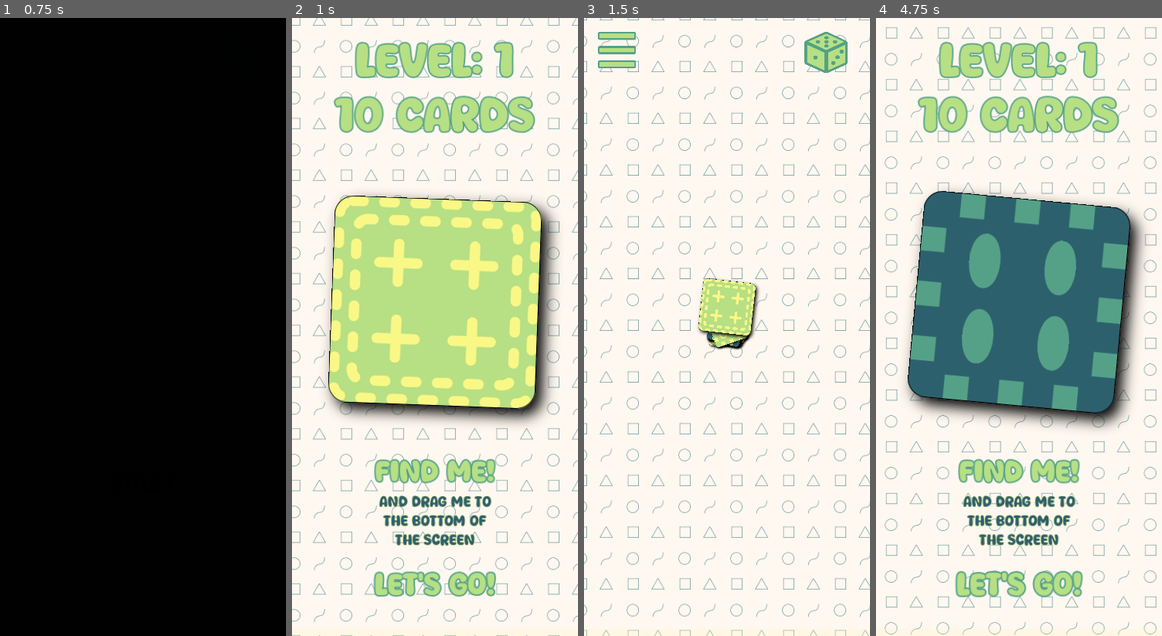
Above: before the commit, frames 1-4 (left to right).
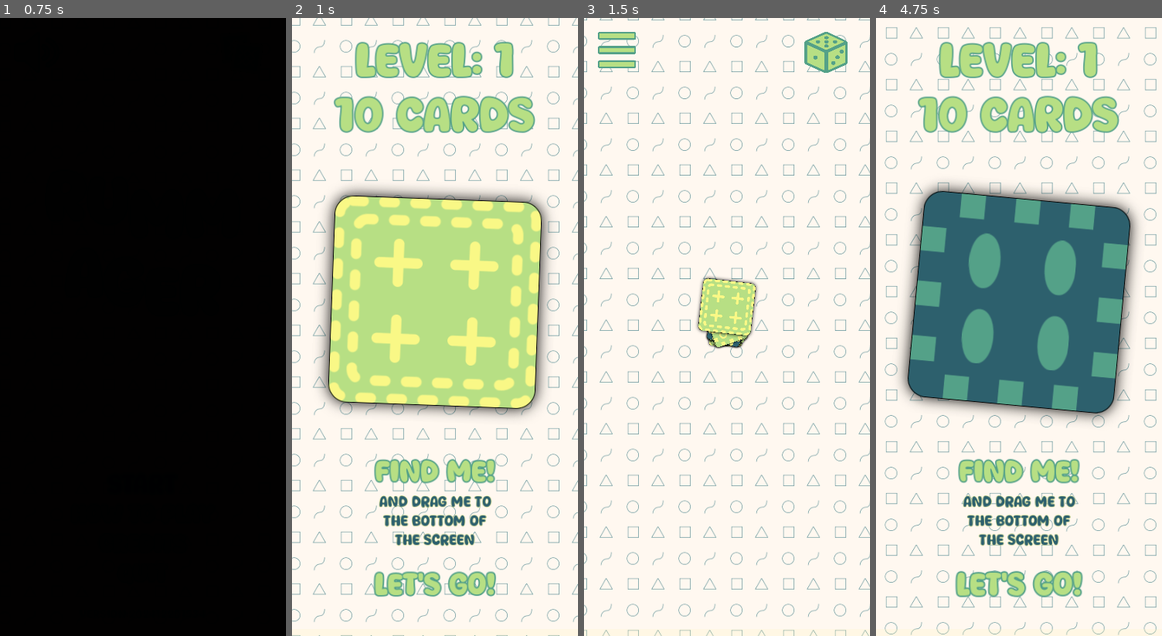
Above: after the commit, the same moments.

Repository: magopian/rummager
Game: Godot game, scene res://start_menu.tscn
The game is run twice, just before and just after one commit, with the same random seed, the same clock (stepped at 60 frames per second) and the same inputs. Sound files missing from this copy of the repository are replaced by a short silence.
Inputs (mouse positions are in pixels of both pictures, inside the frame that each line leads up to):
- Up to frame 1 (0.75 s): click "START" at 0.5 s
- Up to frame 2 (1 s): no input
- Up to frame 3 (1.5 s): click "Let's go!" at 1.25 s
- Up to frame 4 (4.75 s): click (1119, 55) at 2 s; click (1124, 61) at 2.75 s; click (1124, 61) at 3.5 s; move the mouse to (1019, 327) at 4.27 s; click (1019, 327) at 4.42 s

Frame 1 is identical in both runs. In frame 2, 5.5% of the frame differs, in the area x 9-93%, y 27-66%; in frame 3, 0.4%; in frame 4, 5.5%, in the area x 8-94%, y 26-67%.

Commit message:
Use a subviewport for the card sprites to improve drawing performance

Diff:
--- a/card.gd
+++ b/card.gd
@@ -71,7 +71,7 @@
 	Global.card_left_screen.emit(self)
 
 
-func _physics_process(_delta) -> void:
+func _process(_delta: float) -> void:
 	if held:
 		global_transform.origin = get_global_mouse_position()
 
@@ -153,7 +153,8 @@
 func scale_to(new_scale: Vector2, duration: float, updated_collision_layer: int = 1) -> Tween:
 	var scale_tween: Tween = get_tree().create_tween().set_ease(Tween.EASE_OUT).set_trans(Tween.TRANS_CUBIC).set_parallel(true)
 	for child in get_children():
-		scale_tween.tween_property(child, "scale", new_scale, duration)
+		if "scale" in child:
+			scale_tween.tween_property(child, "scale", new_scale, duration)
 	await scale_tween.finished
 	collision_layer = updated_collision_layer
 	return scale_tween
--- a/card.tscn
+++ b/card.tscn
@@ -10,6 +10,9 @@
 
 [sub_resource type="RectangleShape2D" id="RectangleShape2D_tlpa3"]
 size = Vector2(300, 300)
+
+[sub_resource type="ViewportTexture" id="ViewportTexture_rv30c"]
+viewport_path = NodePath("SubViewport")
 
 [sub_resource type="Curve" id="Curve_hkm28"]
 _data = [Vector2(0, 0), 0.0, 0.0, 0, 0, Vector2(0.250751, 1), 0.0, 0.0, 0, 0, Vector2(1, 0), -3.74102, 0.0, 0, 0]
@@ -43,6 +46,9 @@
 input_pickable = true
 mass = 2.0
 gravity_scale = 0.0
+sleeping = true
+lock_rotation = true
+freeze = true
 linear_damp = 0.5
 script = ExtResource("1_00shj")
 
@@ -63,22 +69,38 @@
 unique_name_in_owner = true
 rect = Rect2(-150, -150, 300, 300)
 
-[node name="BackgroundShadow" type="Sprite2D" parent="."]
+[node name="Sprite2D" type="Sprite2D" parent="."]
+texture = SubResource("ViewportTexture_rv30c")
+
+[node name="SubViewport" type="SubViewport" parent="."]
+disable_3d = true
+own_world_3d = true
+transparent_bg = true
+handle_input_locally = false
+size = Vector2i(350, 350)
+render_target_clear_mode = 2
+render_target_update_mode = 1
+
+[node name="BackgroundShadow" type="Sprite2D" parent="SubViewport"]
 texture = ExtResource("2_s53wd")
-offset = Vector2(10, 10)
+offset = Vector2(175, 175)
 
-[node name="Background" type="Sprite2D" parent="."]
+[node name="Background" type="Sprite2D" parent="SubViewport"]
 unique_name_in_owner = true
 texture = ExtResource("2_rr0sm")
+offset = Vector2(175, 175)
 
-[node name="Pattern" type="Sprite2D" parent="."]
+[node name="Pattern" type="Sprite2D" parent="SubViewport"]
 unique_name_in_owner = true
+offset = Vector2(175, 175)
 
-[node name="Border" type="Sprite2D" parent="."]
+[node name="Border" type="Sprite2D" parent="SubViewport"]
 unique_name_in_owner = true
+offset = Vector2(175, 175)
 
-[node name="BackgroundOver" type="Sprite2D" parent="."]
+[node name="BackgroundOver" type="Sprite2D" parent="SubViewport"]
 texture = ExtResource("3_5ebab")
+offset = Vector2(175, 175)
 
 [node name="Confetti" parent="." instance=ExtResource("7_ultda")]
 unique_name_in_owner = true
Not shown: 1 places in card.tscn that only renumber resources
